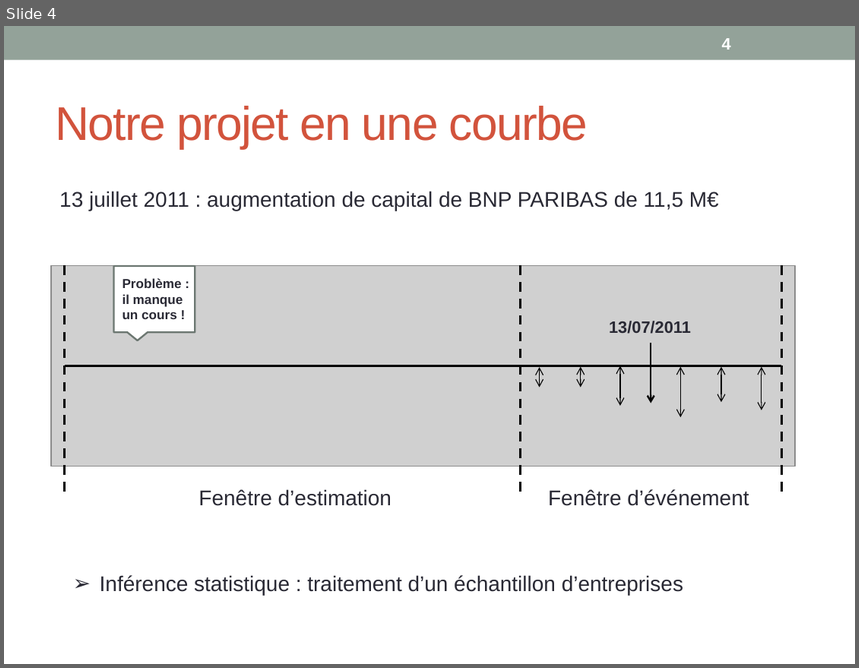
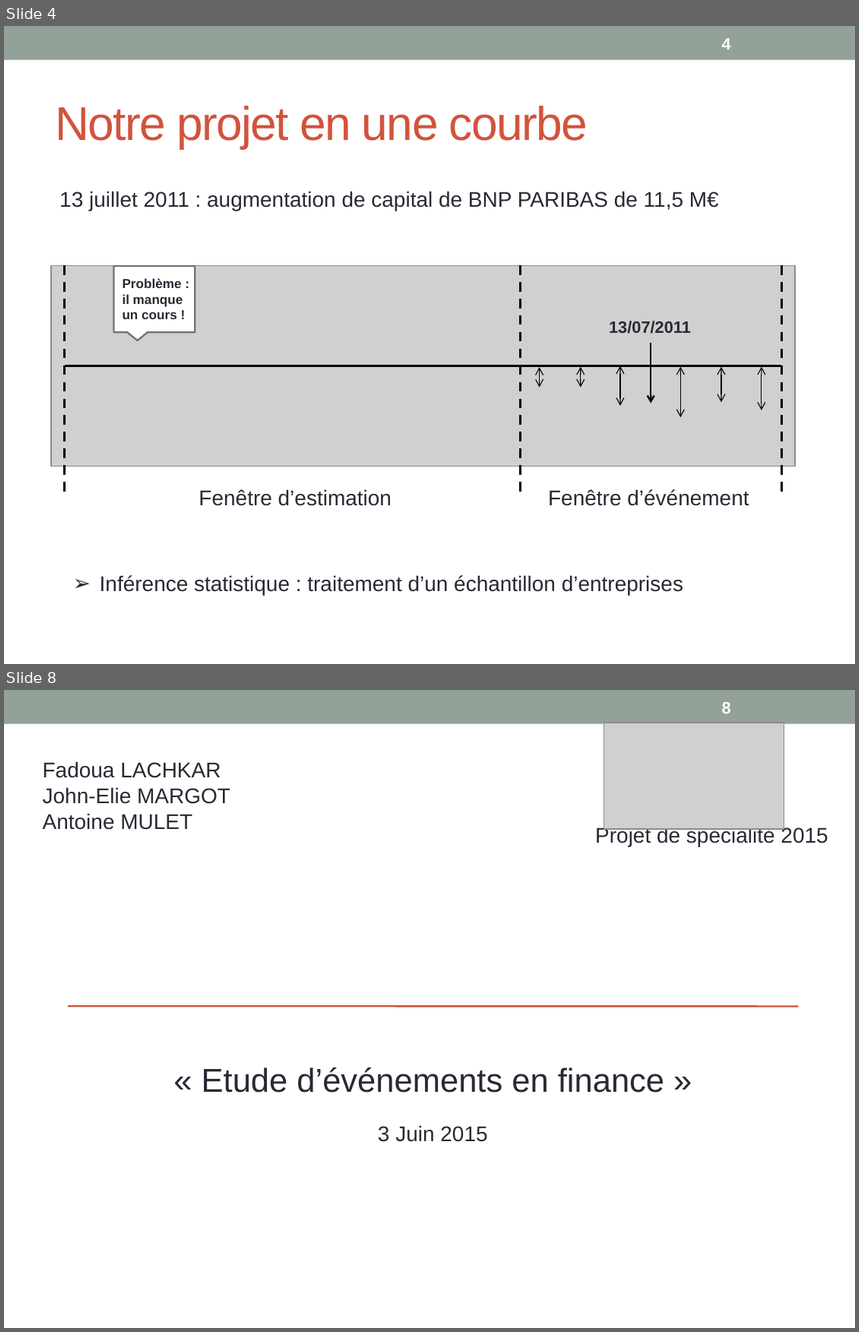
Before and after one commit to margotj38/Projet_de_spe, a slide deck: Sheme.pptx. Shown one above the other, each under a label of ours: slide 4 before the commit, slides 4 and 8 after it; the slides between them are not shown. The pictures are 859x668 and 859x1332 pixels, drawn with LibreOffice and Linux fonts; fonts in the diff are those of the drawing; grey boxes stand for pictures. Boxes give left, top, right and bottom in pixels: in the first picture for what was removed or moved away, otherwise in the second. Text is boxed around its words. In the diff, an @@ line names an element or a change of style, - is before the commit and + after.

```diff
--- a/Sheme.pptx
+++ b/Sheme.pptx
@@ slide 8 added at (x1=4, y1=690, x2=855, y2=1328), background #FFFFFF; not listed: 1 template element that a slide beside it also shows @@
@@ page number added at (x1=722, y1=702, x2=731, y2=714), 14 pt, text #FFFFFF, bold @@
+8
@@ picture added at (x1=604, y1=723, x2=784, y2=829) @@
@@ text added at (x1=43, y1=761, x2=230, y2=830), 18 pt, text #292934 @@
+Fadoua LACHKAR
+John-Elie MARGOT
+Antoine MULET
@@ text added at (x1=595, y1=826, x2=828, y2=847), 18 pt, text #292934 @@
+Projet de spécialité 2015
@@ line added from (68, 1007) to (798, 1007), #D2533C 1.5 pt @@
@@ text added at (x1=202, y1=1068, x2=664, y2=1093), 28 pt, text #292934 @@
+« Etude d’événements en finance »
@@ text added at (x1=378, y1=1125, x2=487, y2=1142), 18 pt, text #292934 @@
+3 Juin 2015
```
Also in this commit, not shown: 1 slide changed, 3 other slides added.
